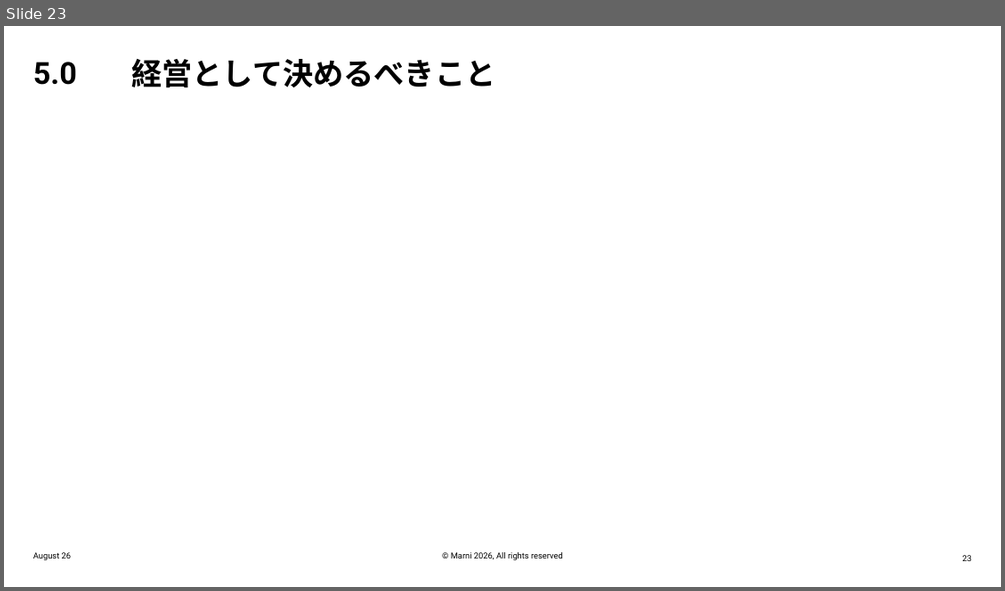
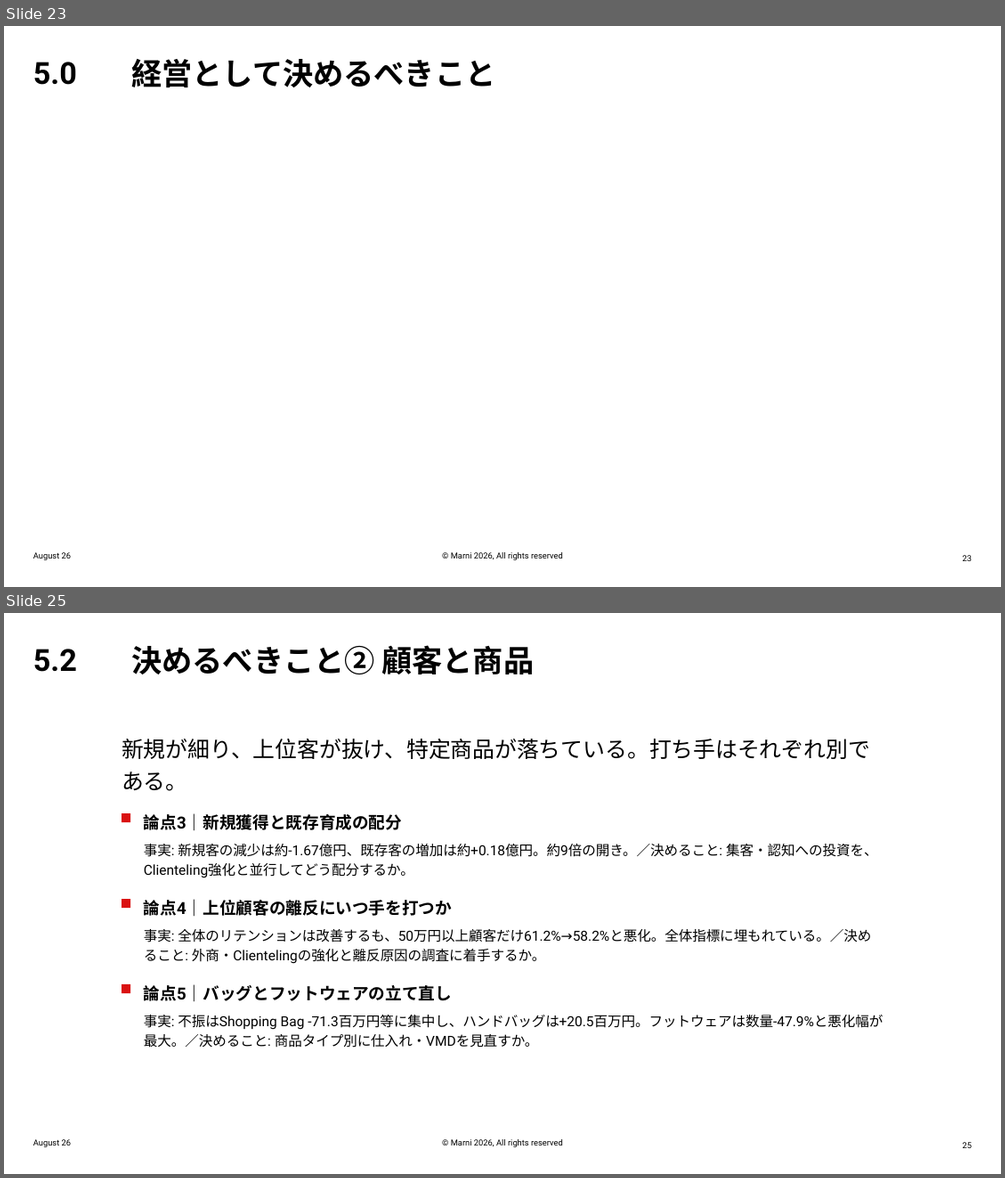
Before and after one commit to classicstyle74-sys/claude-code-workspace, a slide deck: deck/MARNI_2026H1_Sales_Review.pptx. Shown one above the other, each under a label of ours: slide 23 before the commit, slides 23 and 25 after it; the slides between them are not shown. The pictures are 1005x591 and 1005x1178 pixels, drawn with LibreOffice and Linux fonts; fonts in the diff are those of the drawing; background and template pictures are left out. Boxes give left, top, right and bottom in pixels: in the first picture for what was removed or moved away, otherwise in the second. Text is boxed around its words. In the diff, an @@ line names an element or a change of style, - is before the commit and + after.

```diff
--- a/deck/MARNI_2026H1_Sales_Review.pptx
+++ b/deck/MARNI_2026H1_Sales_Review.pptx
@@ slide 25 added at [4, 613, 1001, 1174], background picture (left out); not listed: 2 template elements that a slide beside it also shows @@
@@ text added at [33, 649, 77, 672], 22 pt, text #000000, bold @@
+5.2
@@ subtitle added at [131, 645, 534, 674], 22 pt, text #000000, bold @@
+決めるべきこと② 顧客と商品
@@ text added at [121, 738, 870, 791], 16 pt, text #000000 @@
+新規が細り、上位客が抜け、特定商品が落ちている。打ち手はそれぞれ別である。
@@ rectangle added at [121, 813, 130, 822], fill #DA1212 @@
@@ text added at [144, 813, 402, 831], 12 pt, text #000000, bold @@
+論点3｜新規獲得と既存育成の配分
@@ text added at [144, 844, 878, 878], 10 pt, text #000000 @@
+事実: 新規客の減少は約-1.67億円、既存客の増加は約+0.18億円。約9倍の開き。／決めること: 集客・認知への投資を、Clienteling強化と並行してどう配分するか。
@@ rectangle added at [121, 899, 130, 908], fill #DA1212 @@
@@ text added at [144, 899, 452, 916], 12 pt, text #000000, bold @@
+論点4｜上位顧客の離反にいつ手を打つか
@@ text added at [144, 929, 871, 964], 10 pt, text #000000 @@
+事実: 全体のリテンションは改善するも、50万円以上顧客だけ61.2%→58.2%と悪化。全体指標に埋もれている。／決めること: 外商・Clientelingの強化と離反原因の調査に着手するか。
@@ rectangle added at [121, 984, 130, 993], fill #DA1212 @@
@@ text added at [144, 984, 452, 1002], 12 pt, text #000000, bold @@
+論点5｜バッグとフットウェアの立て直し
@@ text added at [144, 1014, 882, 1047], 10 pt, text #000000 @@
+事実: 不振はShopping Bag -71.3百万円等に集中し、ハンドバッグは+20.5百万円。フットウェアは数量-47.9%と悪化幅が最大。／決めること: 商品タイプ別に仕入れ・VMDを見直すか。
@@ page number added at [963, 1142, 971, 1148], 6 pt, text #000000 @@
+25
```
Also in this commit, not shown: 7 slides changed, 1 other file.
